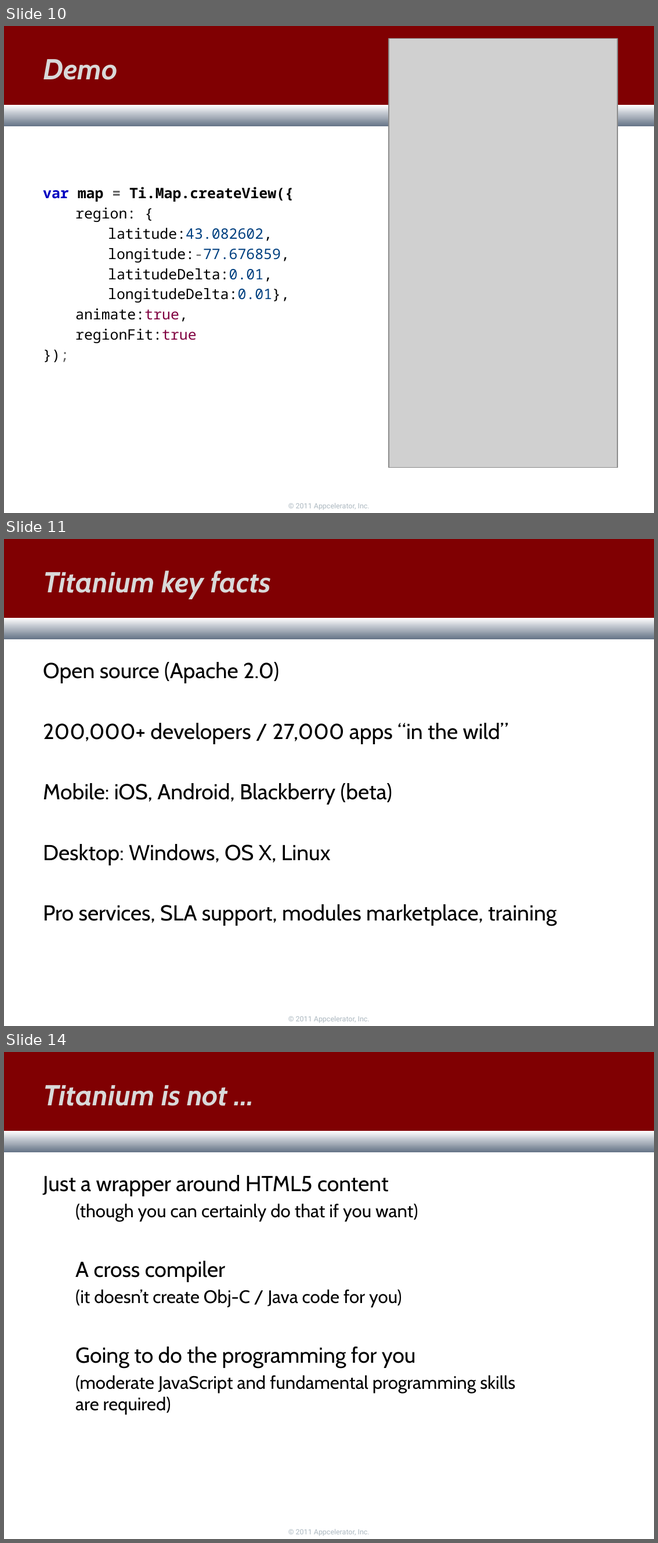
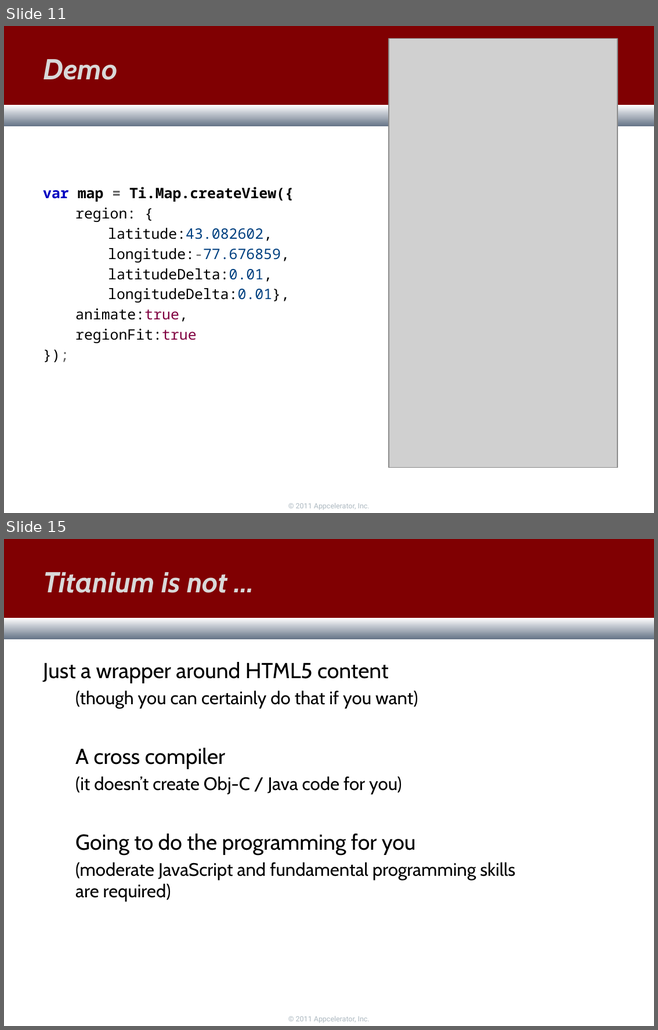
Before and after one commit to skypanther/BarCamp, a slide deck: BarCampRoc.pptx. Shown one above the other, each under a label of ours: slides 10, 11 and 14 before the commit, slides 11 and 15 after it; the slides between them are not shown. The pictures are 658x1543 and 658x1030 pixels, drawn with LibreOffice and Linux fonts; fonts in the diff are those of the drawing; grey boxes stand for pictures; background and template pictures are left out. Boxes give left, top, right and bottom in pixels: in the first picture for what was removed or moved away, otherwise in the second. Text is boxed around its words. In the diff, an @@ line names an element or a change of style, - is before the commit and + after.

```diff
--- a/BarCampRoc.pptx
+++ b/BarCampRoc.pptx
@@ slide 11 removed at [4, 539, 654, 1026], background #FFFFFF; not listed: 3 template elements that a slide beside it also shows @@
@@ title removed at [43, 570, 271, 598] @@
-Titanium key facts
@@ text removed at [43, 662, 556, 926] @@
-Open source (Apache 2.0)
-200,000+ developers / 27,000 apps “in the wild”
-Mobile: iOS, Android, Blackberry (beta)
-Desktop: Windows, OS X, Linux
-Pro services, SLA support, modules marketplace, training
@@ what was slide 10 is now slide 11 @@
@@ what was slide 14 is now slide 15 @@
```
Also in this commit, not shown: 4 slides changed, 2 slides added.
